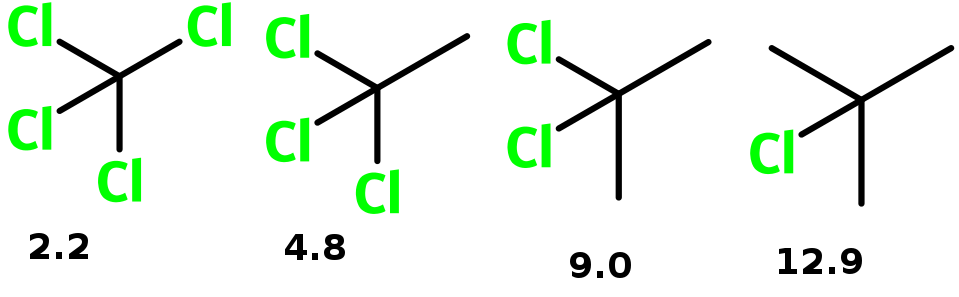
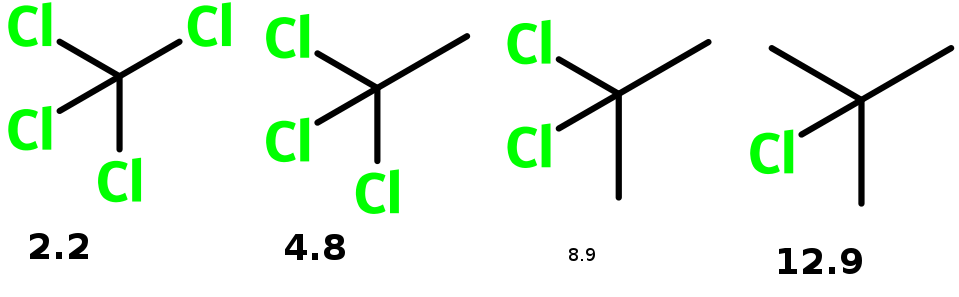
Revision of a layered 959 x 297 image; what changed, layer by layer:
renamed "9.0" to "8.9", painted on it over [569, 248, 631, 278]
